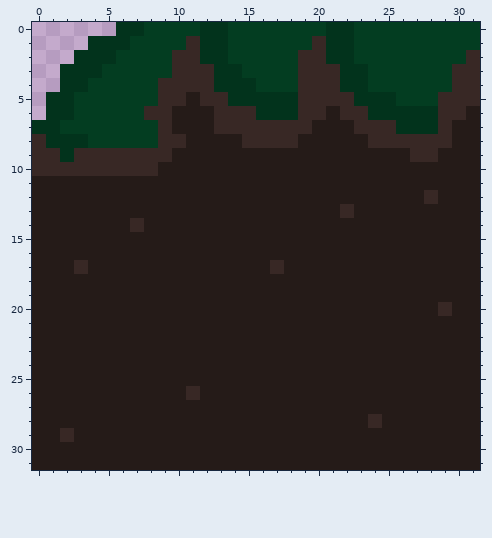
Pixel-art sprite -- HowAboutSpikes/HowAboutSpikes.gmx/sprites/images/grassBlockLC_spr_0.png. The picture above is the old version.
The file is 32x32 pixels. Colours within 5 levels of each other are drawn and written as one.
The result:
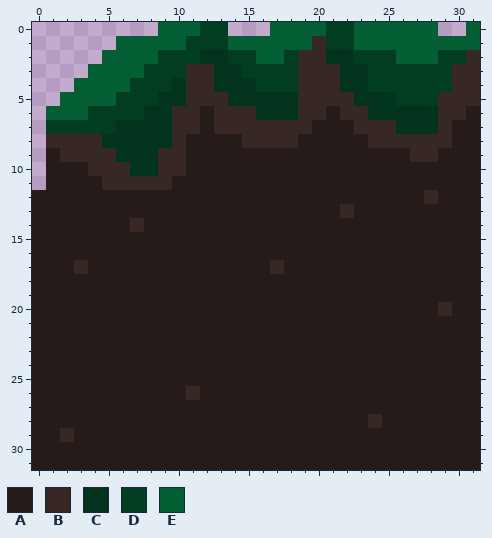
Palette (. is transparent): A #251b18  B #382825  C #02331c  D #033d21  E #046034
Edits made:
@@ x 0..31 @@
- 0 ......CCDDDDCCDDDDDDDCCDDDDDDDDD
- 1 ....CCCDDDDBCCDDDDDDBCCDDDDDDDDD
- 2 ...CCCDDDDBBCCDDDDDBBCCDDDDDDDDB
- 3 ..CCCDDDDDBBBCCDDDDBBBCCDDDDDDBB
- 4 ..CCDDDDDBBBBCCCDDDBBBCCDDDDDDBB
- 5 .CCDDDDDDBBABBCCCCCBBBBCCCDDDBBB
- 6 .CCDDDDDBBAAABBBCCCBBABBCCCCCBBA
- 7 CCDDDDDDDBAAABBBBBBBAAABBBCCCBAA
- 8 BCCCDDDDDBBAAAABBBBAAAAABBBBBBAA
- 9 BBCBBBBBBBAAAAAAAAAAAAAAAAABBAAA
-10 BBBBBBBBBAAAAAAAAAAAAAAAAAAAAAAA
-11 AAAAAAAAAAAAAAAAAAAAAAAAAAAAAAAA
+ 0 .........EEEDD...EEEEDDEEEEEE..E
+ 1 ......EEEEEDDDEEEEEEBDDEEEEEEEEE
+ 2 .....EEEEDDDCCDDEEDBBCCDDDEEEDDB
+ 3 ....EEEEDDDBBCCDDDDBBBCCDDDDDDBB
+ 4 ...EEEEDDDCBBCCCDDDBBBCCDDDDDDBB
+ 5 ..EEEEDDDCCBBBCCCCCBBBBCCCDDDBBB
+ 6 .EEEDDDDCCBBABBBCCCBBABBCCCCCBBA
+ 7 .DDDDDCCCCBBABBBBBBBAAABBBCCCBAA
+ 8 .BBBBCCCCCBAAAABBBBAAAAABBBBBBAA
+ 9 .ABBBBCCCBBAAAAAAAAAAAAAAAABBAAA
+10 .AAABBBCCBBAAAAAAAAAAAAAAAAAAAAA
+11 .AAAABBBBBAAAAAAAAAAAAAAAAAAAAAA
 12 AAAAAAAAAAAAAAAAAAAAAAAAAAAABAAA
Changed places in both pictures, as pixel boxes (x1, y1, x2, y2):
changed: (32, 22, 480, 190)
